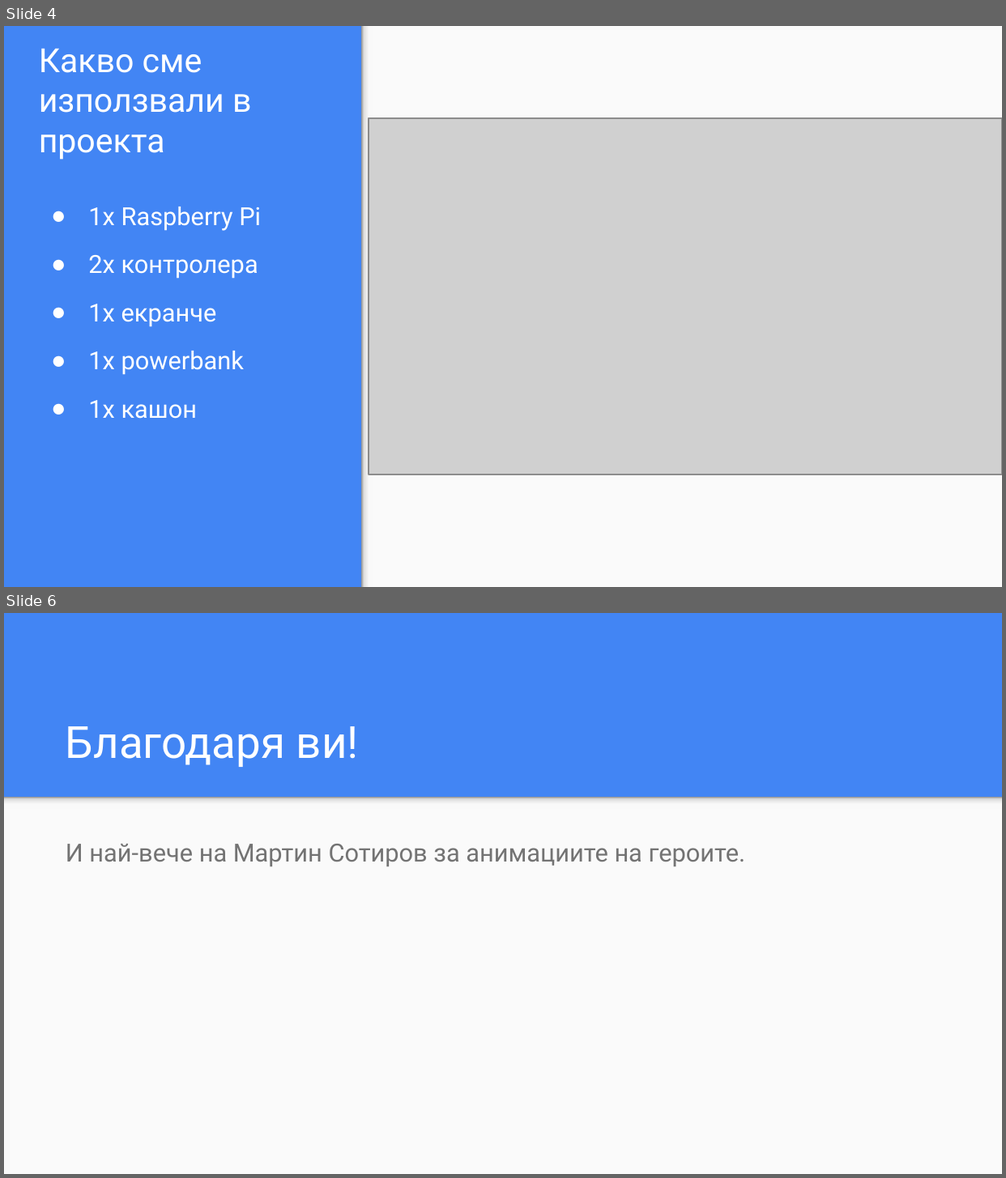
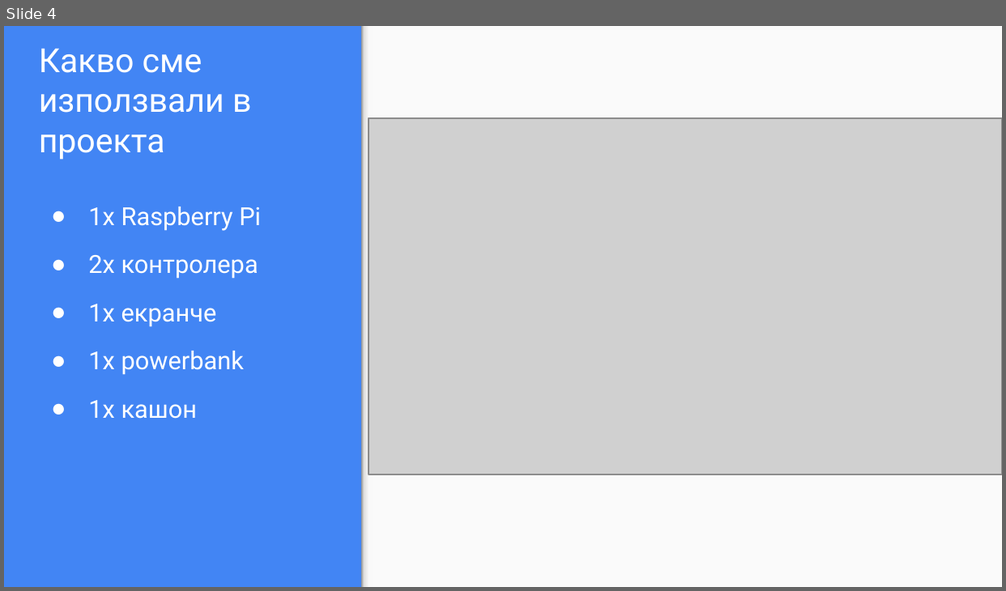
Before and after one commit to mikirov/Hacktues-2018, a slide deck: Arcade Box (1986).pptx. Shown one above the other, each under a label of ours: slides 4 and 6 before the commit, slide 4 after it; the slides between them are not shown. The pictures are 1006x1178 and 1006x591 pixels, drawn with LibreOffice and Linux fonts; fonts in the diff are those of the drawing; grey boxes stand for pictures. Boxes give left, top, right and bottom in pixels: in the first picture for what was removed or moved away, otherwise in the second. Text is boxed around its words. In the diff, an @@ line names an element or a change of style, - is before the commit and + after.

Commit message:
Revert "Presentation changes"
This reverts commit 9c6d6e071589ca856cb4dc5bdea9032e6bded22c.

```diff
--- a/Arcade Box (1986).pptx
+++ b/Arcade Box (1986).pptx
@@ slide 6 removed at box(4, 613, 1002, 1174), background #4285F4 @@
@@ title removed at box(66, 726, 359, 767) @@
-Благодаря ви!
@@ rectangle removed at box(4, 797, 1002, 1174) @@
@@ rectangle removed at box(4, 797, 1002, 808) @@
@@ text removed at box(66, 844, 746, 867) @@
-И най-вече на Мартин Сотиров за анимациите на героите.
```
